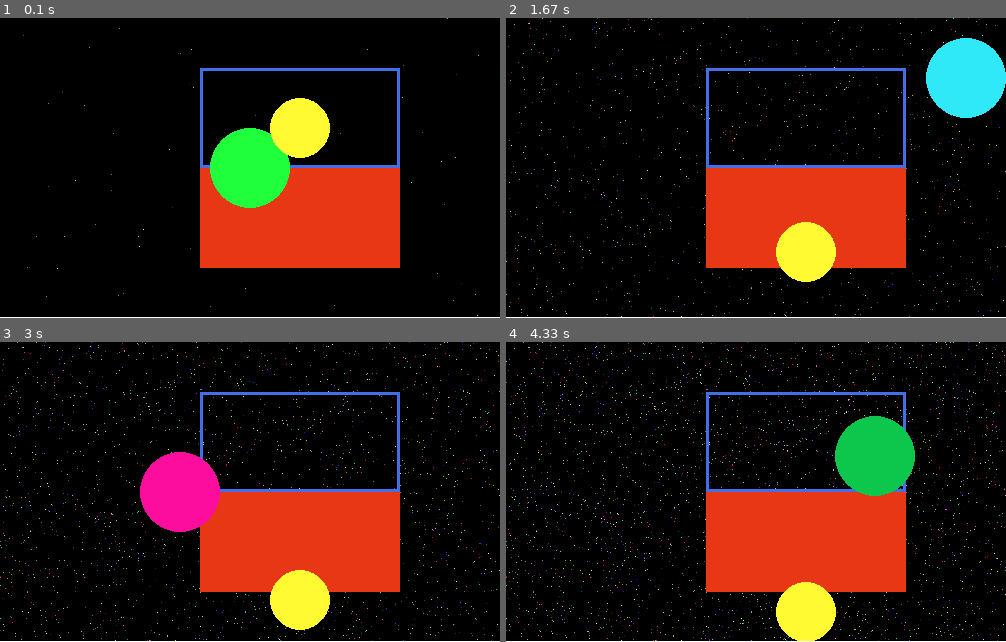
Above: before the commit, frames 1-4 (two rows, left to right).
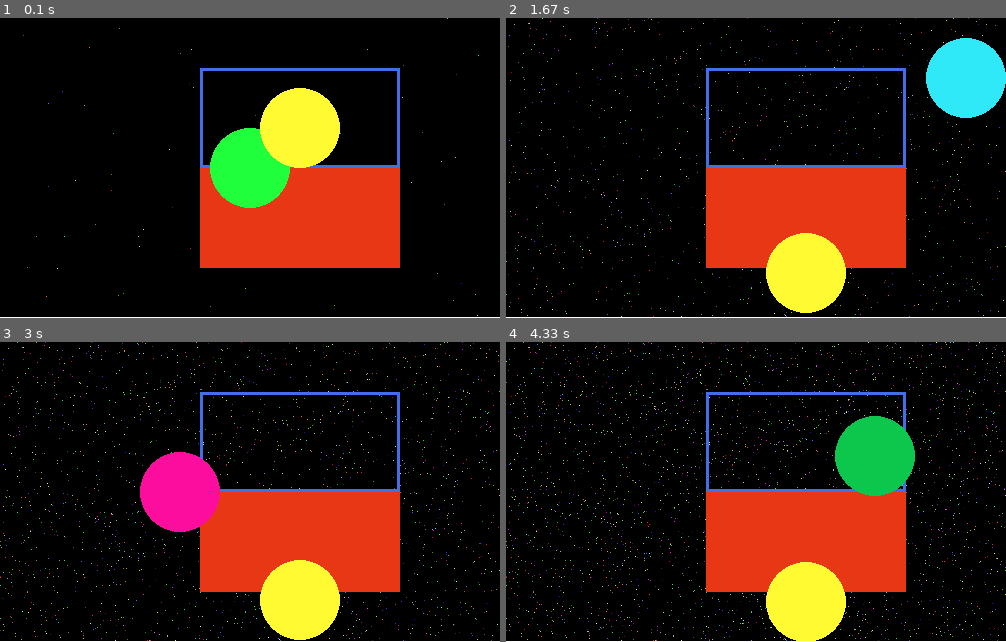
Above: after the commit, the same moments.

Repository: moeg100/randomCode
Game: pygame game, started from pyGameBasic.py
Same seed, same stepped clock (60 frames per second), same inputs: the game is played once before the commit and once after it.
Inputs:
- Up to frame 1 (0.1 s): no input
- Up to frame 2 (1.67 s): hold D 0.33-0.8 s; hold W 0.83-1.13 s; tap Space at 0.9, 1.23, 1.53 s; hold D 1.17-1.63 s
- Up to frame 3 (3 s): hold A 1.67-2.2 s; tap Space at 1.73, 2.03, 2.3, 2.63, 2.93 s; hold S 2.23-2.53 s; hold A 2.57-2.97 s
- Up to frame 4 (4.33 s): hold W 3-3.37 s; tap Space at 3.07, 3.47, 3.77, 4.13 s; hold D 3.4-4.03 s; hold S from 4.07 s (still down)

The runs differ from the first frame. In frame 1, 1.5% of the frame differs, in the area x 52-68%, y 23-50%; in frame 2, 2.2%, in the area x 52-68%, y 68-99%; in frame 3, 1.5%; in frame 4, 1.5%.

Commit message:
Import math and update BALL_RADIUS to 40
Added math module for distance calculation and increased ball radius. and checking collision.

Diff:
--- a/pyGameBasic.py
+++ b/pyGameBasic.py
@@ -1,6 +1,8 @@
 import pygame
 import random as rd
 import sys
+
+import math as mth
 
 pygame.init()
 
@@ -19,7 +21,7 @@
 RECT_COLOR = (231, 55, 21)
 TARGET_COLOR = (66, 111, 232)
 
-BALL_RADIUS = 30
+BALL_RADIUS = 40
 GRAVITY = 0.5
 BOUNCE = -0.8
 GROUND_Y = 300
@@ -33,6 +35,8 @@
 
 # Ball 1
 ball_pos_1 = pygame.Vector2(SCREEN_WIDTH / 2, SCREEN_HEIGHT / 2)
+
+print(ball_pos_1)
 
 # Target rectangle
 target_rect = pygame.Rect(200, 50, 200, 100)
@@ -88,6 +92,12 @@
         ball_y = GROUND_Y - BALL_RADIUS
         ball_velocity_y *= BOUNCE
 
+    distance = mth.sqrt((ball_x - ball_pos_1[0])**2 + (ball_y - ball_pos_1[1])**2)
+    print(distance)
+    if distance < BALL_RADIUS*2:
+        print("COLLISION") #detecting collision
+
+
     pygame.draw.circle(
         screen,
         (255, 250, 50),
